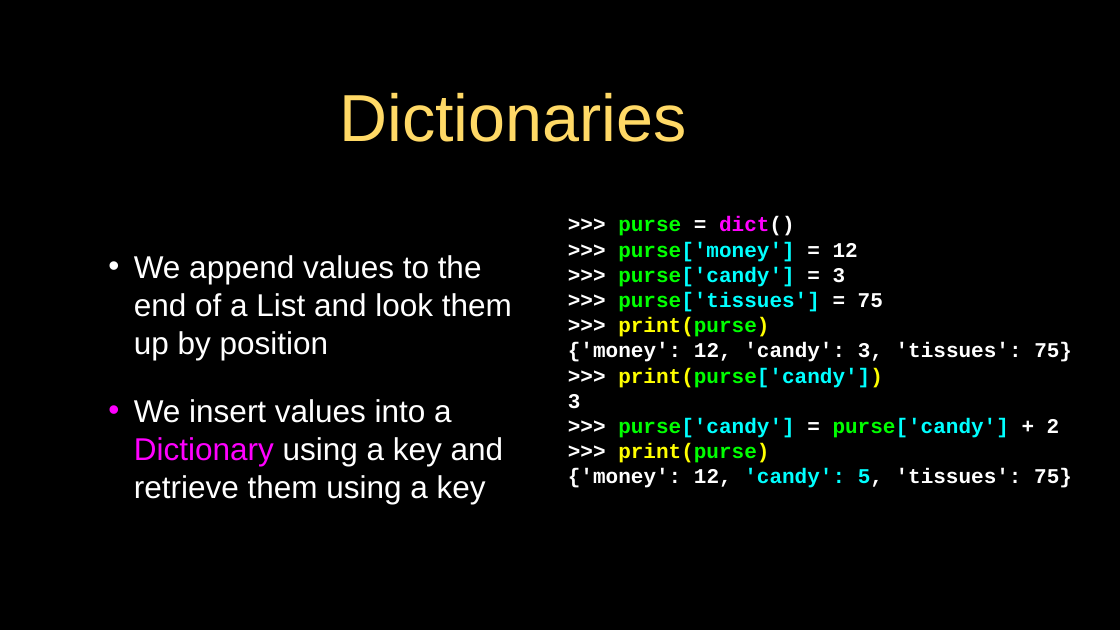
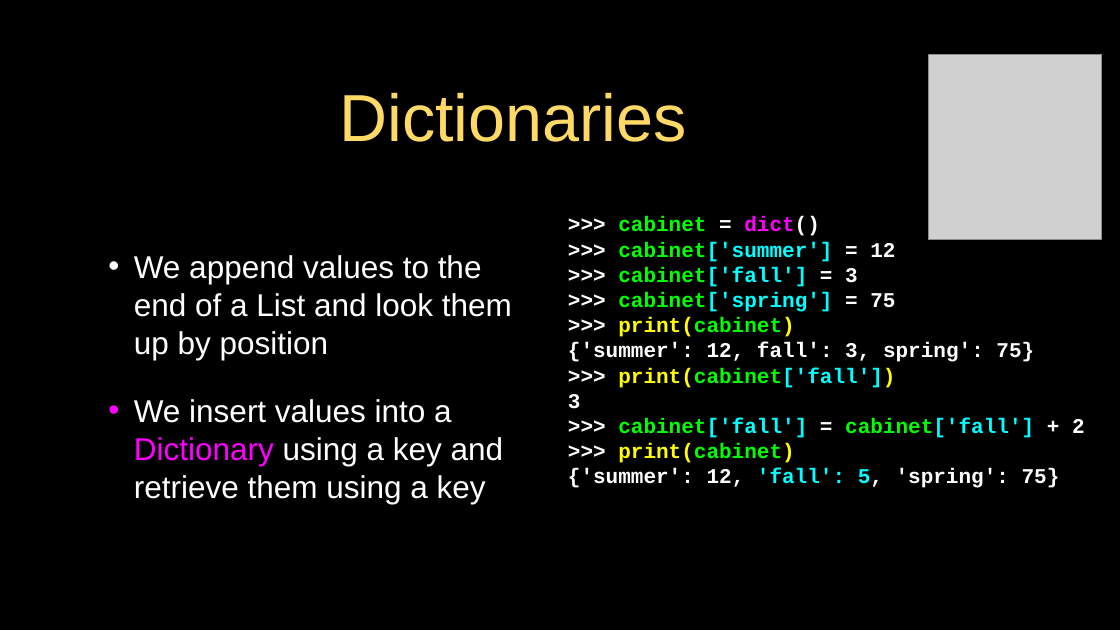
Before and after one commit to csev/py4e, a slide deck: slide 9 of lectures3/Pythonlearn-09-Dictionaries.pptx (slide 8 before the commit). Drawn at 1120x630 pixels with LibreOffice and Linux fonts; fonts in the diff are those of the drawing; grey boxes stand for pictures. Boxes give left, top, right and bottom in pixels: in the first picture for what was removed or moved away, otherwise in the second. Text is boxed around its words. In the diff, an @@ line names an element or a change of style, - is before the commit and + after.

```diff
--- a/lectures3/Pythonlearn-09-Dictionaries.pptx
+++ b/lectures3/Pythonlearn-09-Dictionaries.pptx
@@ picture added at (x1=928, y1=54, x2=1101, y2=239) @@
@@ text at (x1=568, y1=216, x2=1034, y2=388): text changed @@
->>> purse = dict()
->>> purse['money'] = 12
->>> purse['candy'] = 3
->>> purse['tissues'] = 75
->>> print(purse)
-{'money': 12, 'candy': 3, 'tissues': 75}
->>> print(purse['candy'])
+>>> cabinet = dict()
+>>> cabinet['summer'] = 12
+>>> cabinet['fall'] = 3
+>>> cabinet['spring'] = 75
+>>> print(cabinet)
+{'summer': 12, fall': 3, spring': 75}
+>>> print(cabinet['fall'])
@@ text at (x1=568, y1=418, x2=1085, y2=488): text changed @@
->>> purse['candy'] = purse['candy'] + 2
->>> print(purse)
-{'money': 12, 'candy': 5, 'tissues': 75}
+>>> cabinet['fall'] = cabinet['fall'] + 2
+>>> print(cabinet)
+{'summer': 12, 'fall': 5, 'spring': 75}
```
Also in this commit, not shown: 3 other slides changed, 1 slide added, 2 slides removed, 2 other files.
